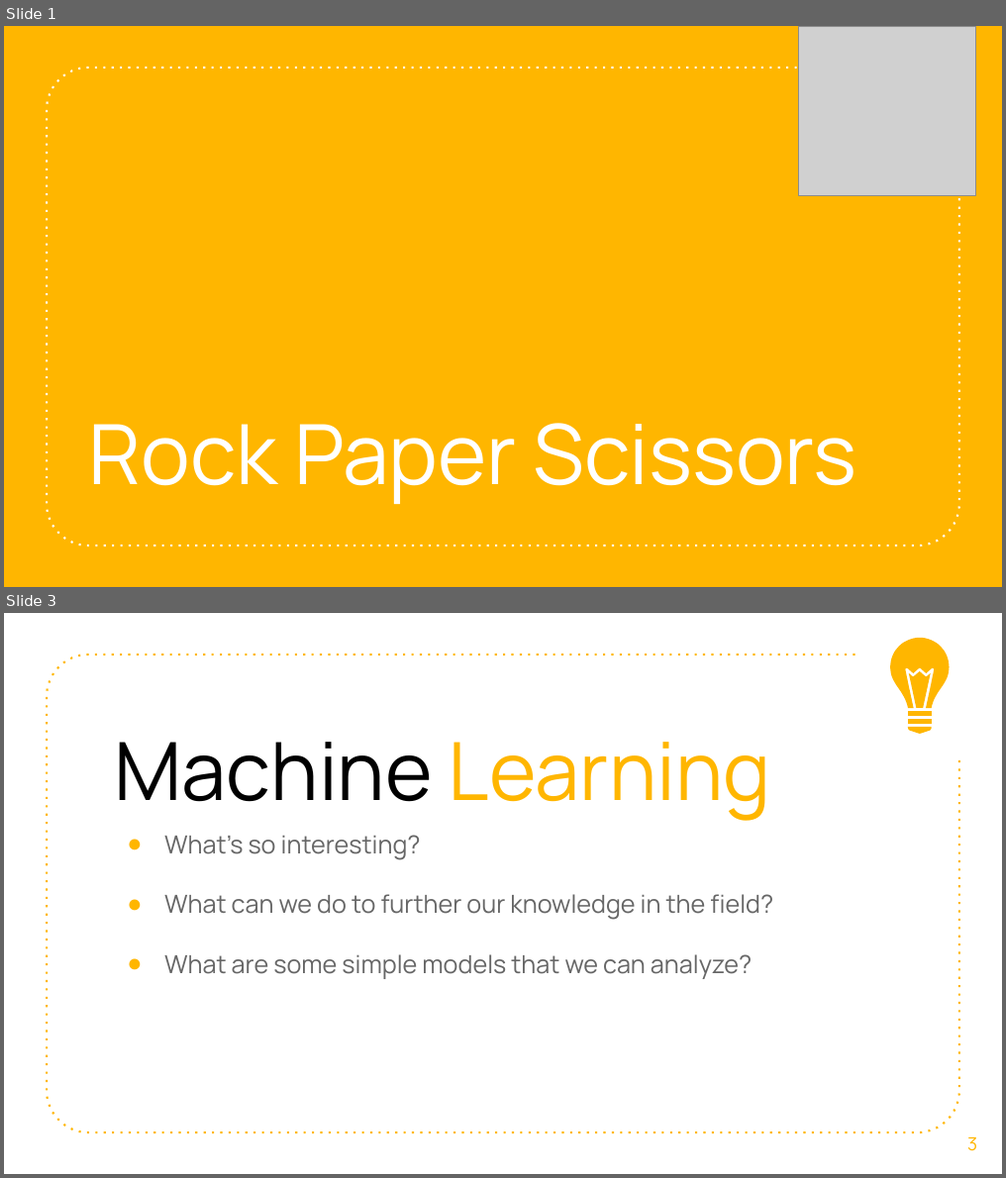
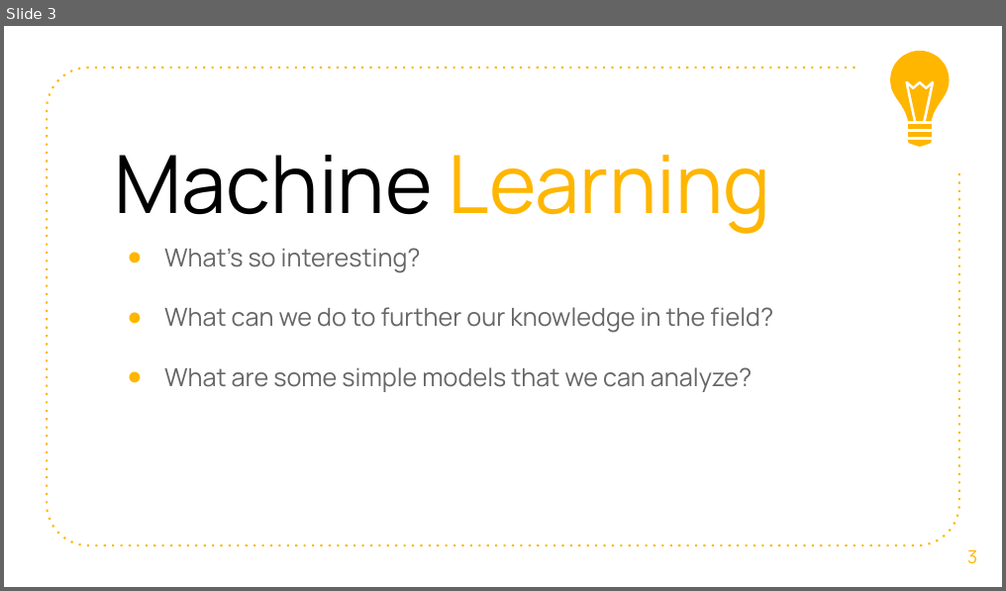
Before and after one commit to Richardyang510/Angus-ML, a slide deck: Pitch.pptx. Shown one above the other, each under a label of ours: slides 1 and 3 before the commit, slide 3 after it; the slides between them are not shown. The pictures are 1006x1178 and 1006x591 pixels, drawn with LibreOffice and Linux fonts; fonts in the diff are those of the drawing; grey boxes stand for pictures. Boxes give left, top, right and bottom in pixels: in the first picture for what was removed or moved away, otherwise in the second. Text is boxed around its words. In the diff, an @@ line names an element or a change of style, - is before the commit and + after.

```diff
--- a/Pitch.pptx
+++ b/Pitch.pptx
@@ slide 1 removed at (x1=4, y1=26, x2=1002, y2=587), background #FFB600 @@
@@ picture removed at (x1=798, y1=26, x2=975, y2=195) @@
@@ freeform shape removed at (x1=47, y1=68, x2=960, y2=546) @@
@@ title removed at (x1=89, y1=423, x2=856, y2=504) @@
-Rock Paper Scissors
```
Also in this commit, not shown: 2 slides changed, 1 slide added.
